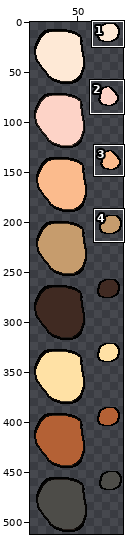
Two states of a sprite sheet, sprites/Heads.png. Above, an overview of the earlier version with the close-up marked.
Close-up. The starting point:
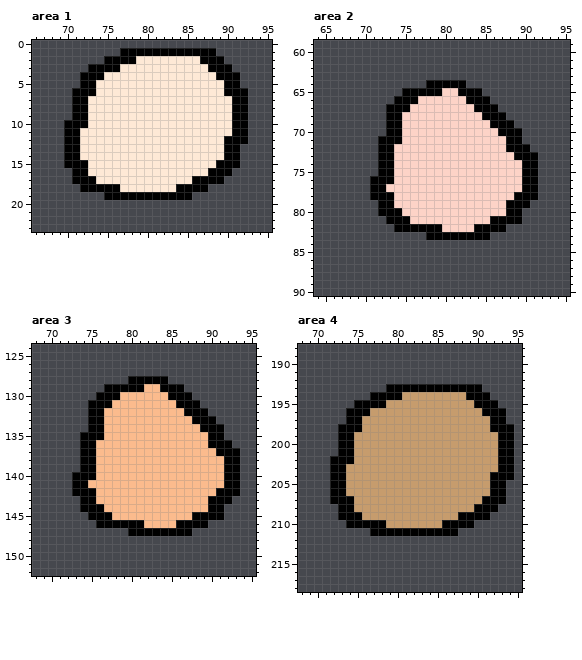
The file is 96x512 pixels. Colours within 5 levels of each other are drawn and written as one. Shown: area 1: x 66..95, y 0..23; area 2: x 64..95, y 59..90; area 3: x 68..95, y 124..152; area 4: x 68..95, y 188..218. The wide view leaves out empty margins. The commit also changed other parts of the picture, which this record leaves out.
The result:
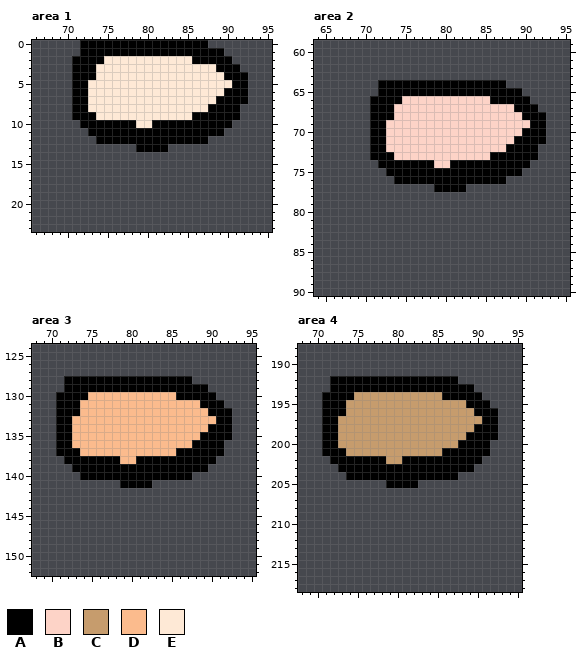
Palette (. is transparent): A #000000  B #fdd3c7  C #c69c6d  D #fbbb8d  E #fee9d6
Difference:
Changed rows in their new state; - is an unchanged pixel.
Area 1:
first column x 70:
 0 --AAAAAAAAAAAAAAAA-----
 1 --AAAAA------------A---
 2 -AAAAEEEE-------A---A--
 3 -AA-EEE-----------E--A-
 4 -A--E--------------E--A
 5 -A-E----------------E-A
 6 ---E-------------------
 7 -------------------AA--
 8 ------------------AAA-.
 9 ---A------------AAAAA-.
10 ..-AAAAAA--AAAAAAAAAA..
11 ...AAAAAAAAAAAAAAAAA...
12 ....AAAAAAAAAAAAAA.....
13 .........AAAA.........-
14 ......................-
15 ......................-
16 -....................--
17 -...................---
18 --................-----
19 -----...........-------
Area 2:
first column x 71:
64 -AAAAAA-----AAAAA-----
65 -AAA-----AA---AAAAA---
66 AAA-BB------BBBAAAAA--
67 AA-BB--------BBBBBAAA-
68 AA-B----------BBBBBAAA
69 AABB-----------BBBBBAA
70 AABB------------BBBAAA
71 A-BB-------------B-AAA
72 A-B-----------------A-
73 A--------------AAA----
74 ---AAAAA--AAAAAAAAA-.-
75 -.-AAAAAAAAAAAAAAAA..-
76 ...AAAAAAAAAAAAAA....-
77 ........AAAA.........-
78 .....................-
79 -...................--
80 -..................---
81 --.................---
82 ---..............-----
83 -------........-------
Area 3:
first column x 71:
128 -AAAAAAAA-----AAA------
129 -AAAAA-----AA---AAA----
130 AAAADDDD------D--AAA---
131 AAADDDD--------DDDAAA--
132 AAADDD----------DDDAAA-
133 AADDDD-----------DDDAA-
134 AADDDD------------D--A-
135 AADDDD------------A--A-
136 AADDD------------AA--.-
137 AAADD----------AAAAA-..
138 -AA--AAA--AAAAAAAAAA...
139 --A--AAAAAAAAAAAAAA....
140 --.--AAAAAAAAAAAA......
141 --......AAAA...........
142 --.....................
143 ---...................-
144 ---..................--
145 ----.................--
146 -----..............----
147 ---------........------
Area 4:
first column x 71:
192 -AAAAAAAAAAAAAAAA-------
193 -AAAAAAA-----------.----
194 AAAACCCCCC-----AAA--.---
195 AAACCCCC----------A--.--
196 AAACCC-------------A--.-
197 AACCC---------------A-.-
198 AACCC--------------AA-..
199 AACC--------------AAAA..
200 AACC-------------AAAA...
201 AA-C-----------AAAAAA...
202 ----AAAA--AAAAAAAAAA....
203 -.-AAAAAAAAAAAAAAAA.....
204 -..AAAAAAAAAAAAAA.......
205 -.......AAAA...........-
206 -......................-
207 -......................-
208 --....................--
209 --...................---
210 ---................-----
211 ------...........-------
Changed places in both close-ups, as pixel boxes (x1, y1, x2, y2):
changed: (64, 40, 248, 200)
changed: (370, 80, 546, 240)
changed: (56, 376, 240, 536)
changed: (322, 376, 514, 536)
